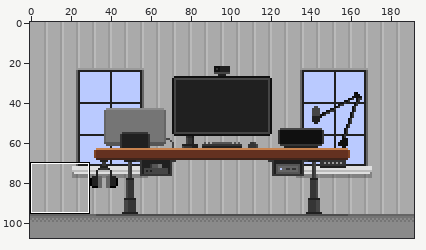
A pixel-art file gets an edit: art/room.aseprite. Above, an overview of the earlier version with the close-up marked.
Close-up. The starting point:
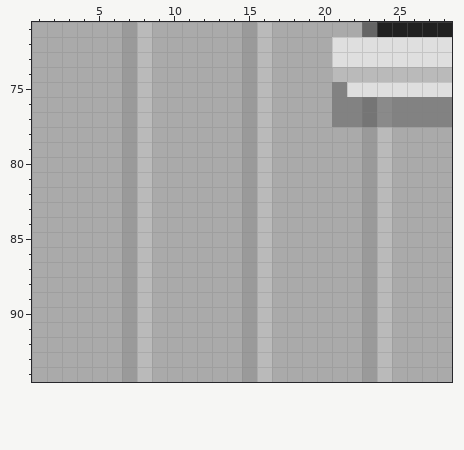
192x108 pixels, 1 frame. Colours within 5 levels of each other are drawn and written as one. Shown: x 1..28, y 71..94.
The same view after the edit:
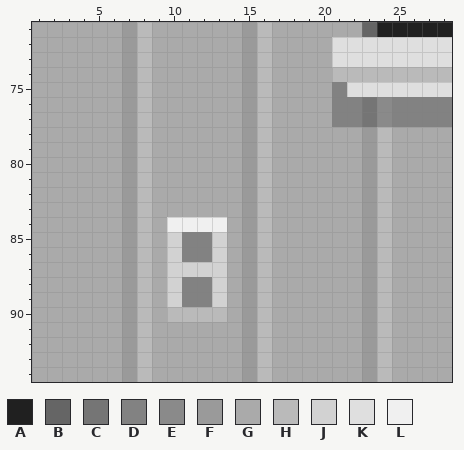
Palette (. is transparent): A #202020  B #656565  C #757575  D #828282  E #8a8a8a  F #9a9a9a  G #aaaaaa  H #bababa  J #d2d2d2  K #dfdfdf  L #f0f0f0
Diff:
{"where": "layer \"ROOM/outlets\""}
{"y":84,"x":10,"old":"GGGG","new":"LLLL"}
{"y":85,"x":10,"old":"GGGG","new":"JDDJ"}
{"y":86,"x":10,"old":"GGGG","new":"JDDJ"}
{"y":87,"x":10,"old":"GGGG","new":"JJJJ"}
{"y":88,"x":10,"old":"GGGG","new":"JDDJ"}
{"y":89,"x":10,"old":"GGGG","new":"JDDJ"}
{"y":90,"x":10,"old":"GGGG","new":"HHHH"}
{"label":"changed","picture_box":[167,217,227,322]}
